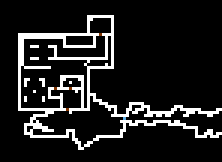
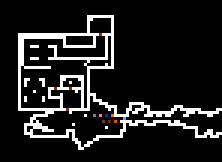
The second 222px x 162px image is a revision of the first. Changes to its layers:
added layer "testes" above "coisas" over bbox(93, 114, 117, 123)
renamed "Camada 1" to "coisas", painted on it over bbox(72, 114, 117, 129)
